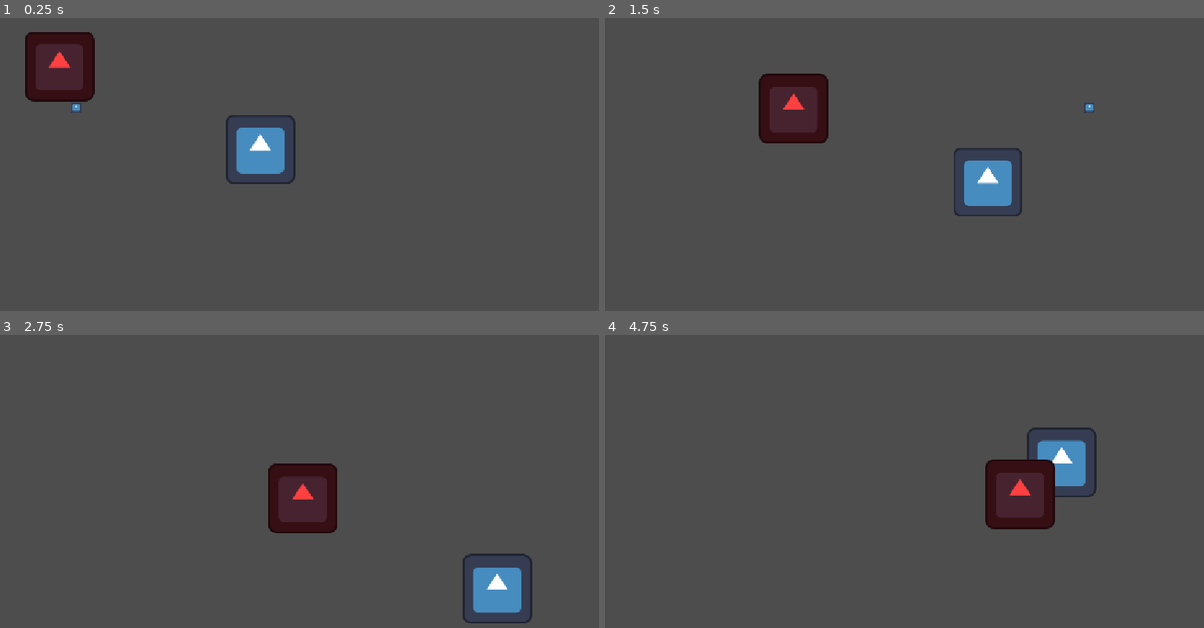
Above: before the commit, frames 1-4 (two rows, left to right).
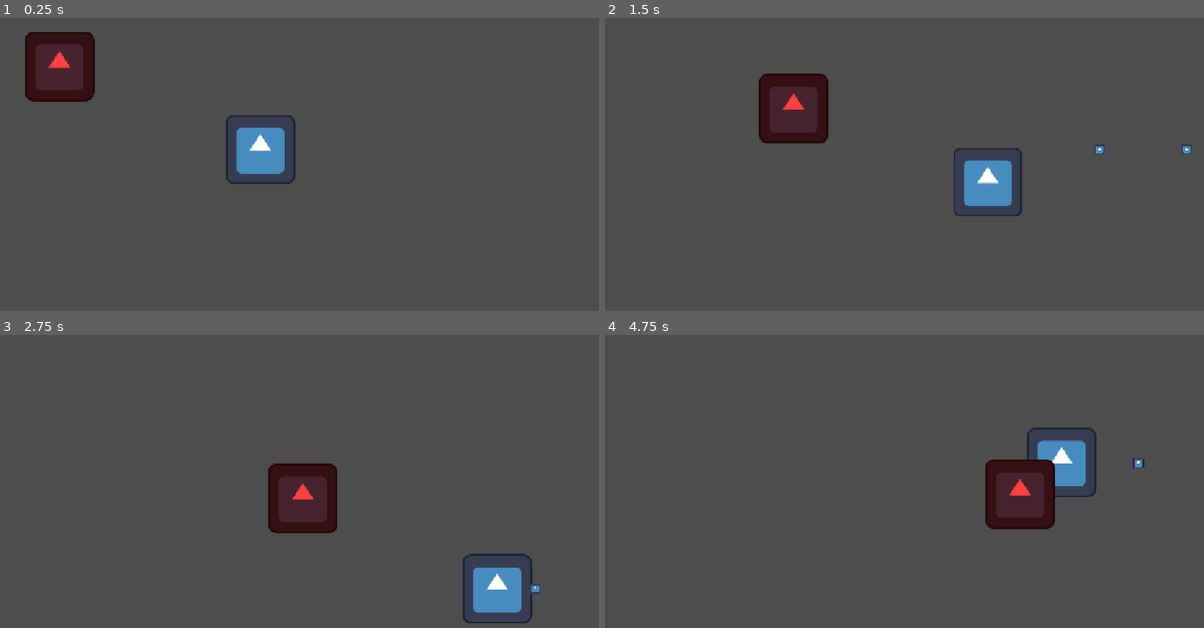
Above: after the commit, the same moments.

Repository: NxtCreator/little-archery
Game: Godot game, scene res://scenes/main.tscn
Two runs of this game, one before a commit and one after it. Both use one fixed random seed, a clock stepped at 60 frames per second and the inputs below. The engine's default icon, where the game draws it, is replaced by a stand-in: a white triangle on a blue panel in a dark square.
Inputs (mouse positions are in pixels of both pictures, inside the frame that each line leads up to):
- Up to frame 1 (0.25 s): no input
- Up to frame 2 (1.5 s): tap Enter at 0.5 s; move the mouse to (1030, 146) at 0.52 s; hold D (move_right) 0.53-1.28 s; tap Alt at 0.6 s; click (1030, 146) at 0.67 s; move the mouse to (766, 182) at 1.27 s; hold S (move_down) from 1.28 s (still down); tap Shift at 1.35 s
- Up to frame 3 (2.75 s): move the mouse to (347, 405) at 2.02 s; release S (move_down) at 2.03 s; hold D (move_right) from 2.03 s (still down); tap Alt at 2.1 s
- Up to frame 4 (4.75 s): move the mouse to (856, 551) at 2.77 s; release D (move_right) at 2.78 s; hold W (move_up) 2.78-3.53 s; tap Shift at 2.85, 4.35 s; click (856, 551) at 2.92 s; move the mouse to (1078, 534) at 3.52 s; hold A (move_left) from 3.53 s (still down); tap Alt at 3.6 s; move the mouse to (700, 428) at 4.27 s

The runs differ from the first frame. In frame 1, less than 0.1% of the frame differs, in the area x 11-14%, y 29-33%; in frame 2, 0.1%, in the area x 79-98%, y 29-47%; in frame 3, less than 0.1%; in frame 4, less than 0.1%.

Commit message:
Add auto-fire timer to player that spawns arrows flying right

Diff:
--- a/scenes/main.tscn
+++ b/scenes/main.tscn
@@ -2,7 +2,6 @@
 
 [ext_resource type="PackedScene" uid="uid://bupr48wvnjsw5" path="res://scenes/player.tscn" id="1_o5qli"]
 [ext_resource type="PackedScene" uid="uid://bbpbm7xyctf50" path="res://scenes/enemy.tscn" id="2_0wfyh"]
-[ext_resource type="PackedScene" uid="uid://bk2lqxk4p5jj4" path="res://scenes/arrow.tscn" id="3_sugp2"]
 
 [node name="Main" type="Node2D" unique_id=489610076]
 
@@ -11,6 +10,3 @@
 
 [node name="Enemy" parent="." unique_id=283542043 instance=ExtResource("2_0wfyh")]
 position = Vector2(115, 123)
-
-[node name="Arrow" parent="." unique_id=448387297 instance=ExtResource("3_sugp2")]
-position = Vector2(42, 218)
--- a/scenes/player.gd
+++ b/scenes/player.gd
@@ -18,3 +18,12 @@
 
 	velocity = direction * speed
 	move_and_slide()
+
+
+
+
+func _on_timer_timeout() -> void:
+	var arrow = preload("res://scenes/arrow.tscn").instantiate()
+	var parent = get_parent()
+	arrow.global_position = global_position
+	parent.add_child(arrow)
--- a/scenes/player.tscn
+++ b/scenes/player.tscn
@@ -14,3 +14,9 @@
 
 [node name="CollisionShape2D" type="CollisionShape2D" parent="." unique_id=2054006057]
 shape = SubResource("CircleShape2D_4vdhe")
+
+[node name="Timer" type="Timer" parent="." unique_id=933085397]
+wait_time = 0.5
+autostart = true
+
+[connection signal="timeout" from="Timer" to="." method="_on_timer_timeout"]
